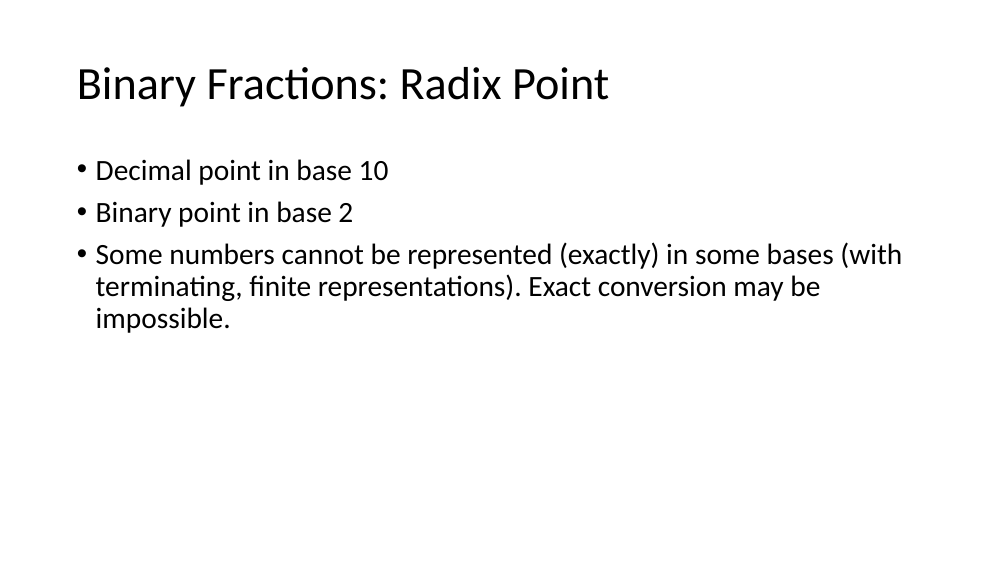
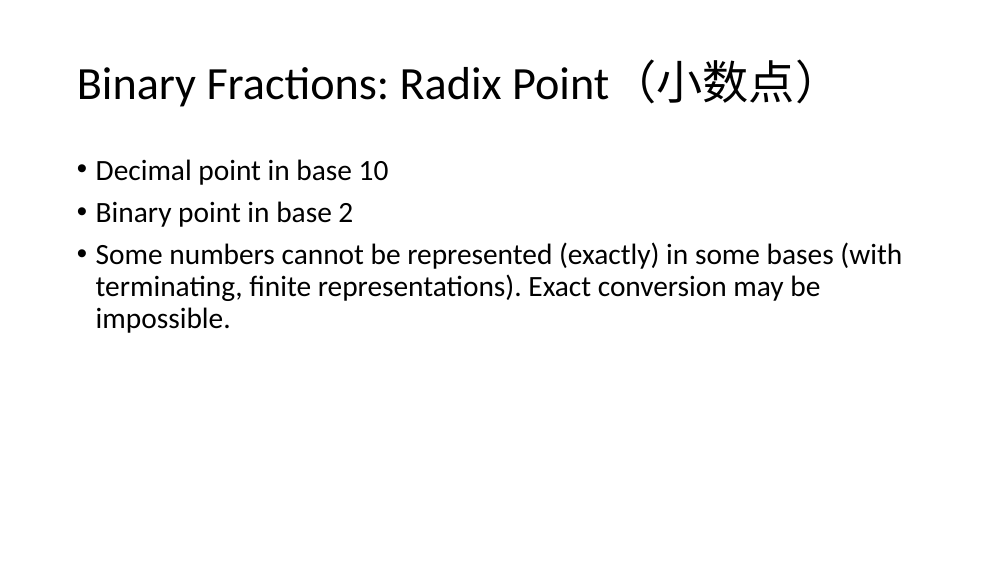
Before and after one commit to vcboy1/Leeds, a slide deck: slide 32 of 26fall/1860/Lecture/Week1.2/Lecture 1.2.1.pptx. Drawn at 1008x567 pixels with LibreOffice and Linux fonts; fonts in the diff are those of the drawing; background and template pictures are left out. Boxes give left, top, right and bottom in pixels: in the first picture for what was removed or moved away, otherwise in the second. Text is boxed around its words. In the diff, an @@ line names an element or a change of style, - is before the commit and + after.

```diff
--- a/26fall/1860/Lecture/Week1.2/Lecture 1.2.1.pptx
+++ b/26fall/1860/Lecture/Week1.2/Lecture 1.2.1.pptx
@@ title at bbox=[77, 61, 841, 107]: text changed @@
-Binary Fractions: Radix Point
+Binary Fractions: Radix Point（小数点）
```
Also in this commit, not shown: 7 other slides changed, 18 other files.
